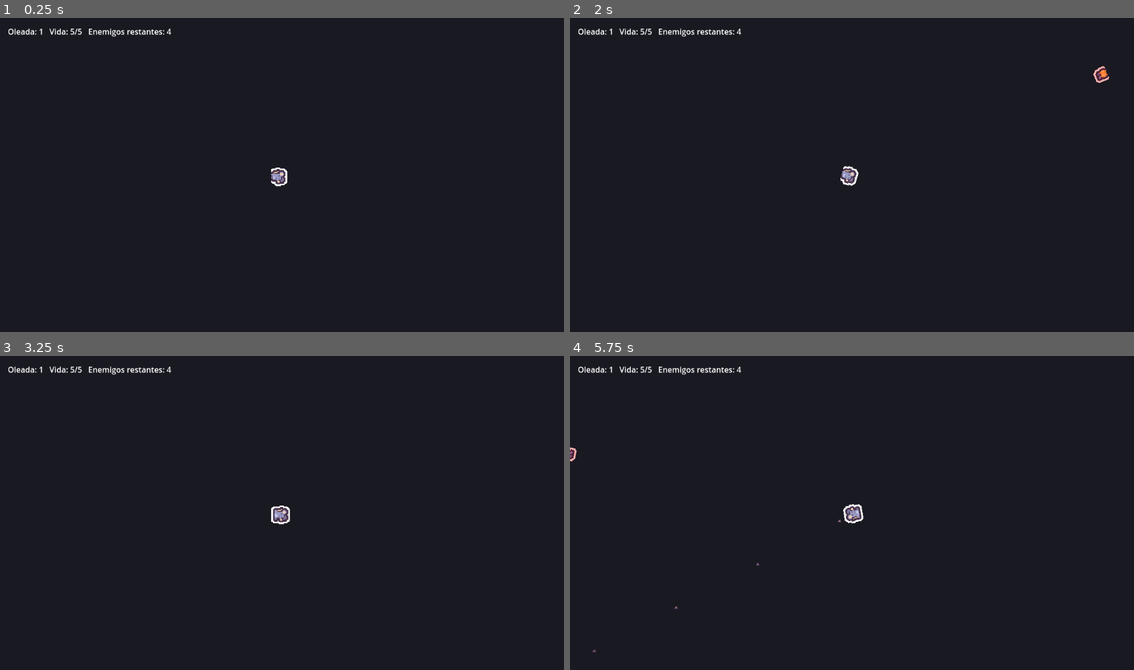
Above: before the commit, frames 1-4 (two rows, left to right).
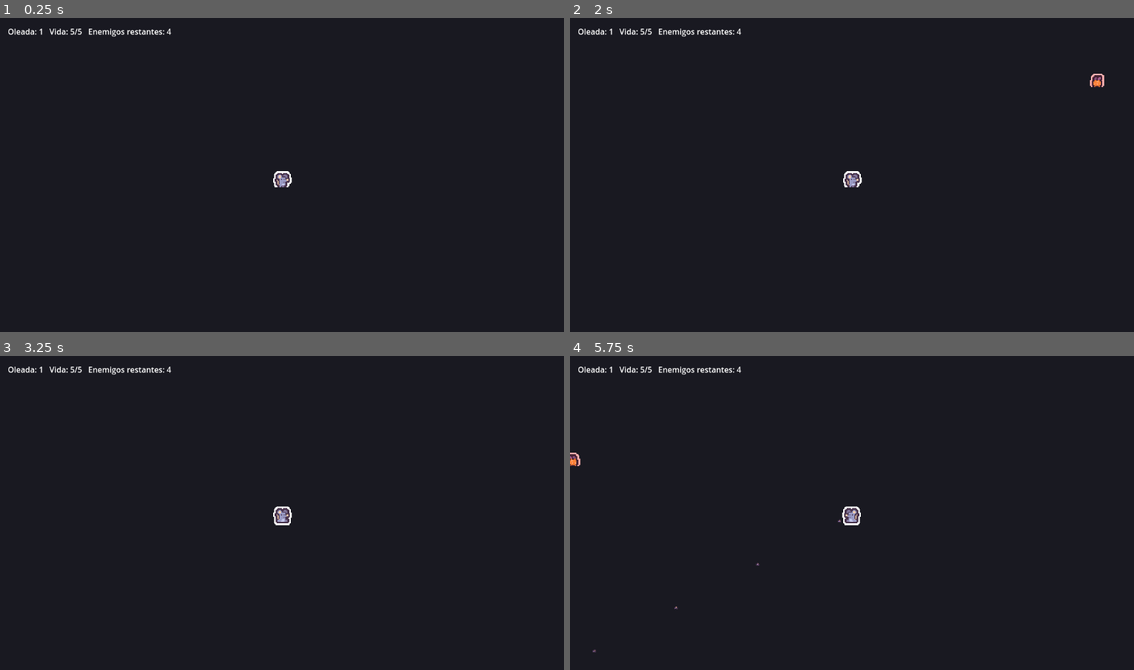
Above: after the commit, the same moments.

Repository: ksanch3x/Justiciero
Game: Godot game, scene res://scenes/Main.tscn
Two runs of this game, one before a commit and one after it. Both use one fixed random seed, a clock stepped at 60 frames per second and the inputs below.
Inputs (mouse positions are in pixels of both pictures, inside the frame that each line leads up to):
- Up to frame 1 (0.25 s): no input
- Up to frame 2 (2 s): tap Enter at 0.5 s; move the mouse to (823, 240) at 0.52 s; press the mouse at (823, 240) at 0.53 s; hold W (move_up) from 0.53 s (still down); move the mouse to (1021, 225) at 1.27 s; release the mouse at (1021, 225) at 1.28 s; tap R at 1.35 s
- Up to frame 3 (3.25 s): move the mouse to (112, 465) at 2.02 s; release W (move_up) at 2.03 s; press the mouse at (112, 465) at 2.03 s; hold A (move_left) from 2.03 s (still down); move the mouse to (310, 513) at 2.77 s; release the mouse at (310, 513) at 2.78 s; tap R at 2.85 s
- Up to frame 4 (5.75 s): move the mouse to (767, 434) at 3.52 s; release A (move_left) at 3.53 s; press the mouse at (767, 434) at 3.53 s; hold S (move_down) 3.53-4.28 s; move the mouse to (976, 497) at 4.27 s; release the mouse at (976, 497) at 4.28 s; hold D (move_right) 4.28-5.03 s; tap R at 4.35 s; move the mouse to (739, 528) at 5.02 s; press the mouse at (739, 528) at 5.03 s; hold W (move_up) from 5.03 s (still down)

The runs differ from the first frame. In frame 1, 0.2% of the frame differs, in the area x 48-52%, y 47-54%; in frame 2, 0.3%, in the area x 47-96%, y 15-54%; in frame 3, 0.2%; in frame 4, 0.3%.

Commit message:
Stop rotating character sprites 360; flip horizontally instead to match fixed-perspective art

Diff:
--- a/prototypes/combat-topdown/scenes/Enemy.tscn
+++ b/prototypes/combat-topdown/scenes/Enemy.tscn
@@ -35,7 +35,6 @@
 script = ExtResource("1")
 
 [node name="Visual" type="AnimatedSprite2D" parent="."]
-rotation = 1.5707963267948966
 scale = Vector2(1.4, 1.4)
 modulate = Color(1, 0.7, 0.7, 1)
 sprite_frames = SubResource("SpriteFrames_enemy")
--- a/prototypes/combat-topdown/scenes/Player.tscn
+++ b/prototypes/combat-topdown/scenes/Player.tscn
@@ -35,7 +35,6 @@
 script = ExtResource("1")
 
 [node name="Visual" type="AnimatedSprite2D" parent="."]
-rotation = 1.5707963267948966
 scale = Vector2(1.4, 1.4)
 sprite_frames = SubResource("SpriteFrames_player")
 animation = &"walk"
--- a/prototypes/combat-topdown/scripts/Enemy.gd
+++ b/prototypes/combat-topdown/scripts/Enemy.gd
@@ -12,6 +12,8 @@
 
 signal died
 
+@onready var _anim: AnimatedSprite2D = $Visual
+
 func _ready() -> void:
 	health = max_health
 	add_to_group("enemy")
@@ -25,7 +27,9 @@
 	var to_player := _player.global_position - global_position
 	velocity = to_player.normalized() * speed
 	move_and_slide()
-	look_at(_player.global_position)
+
+	if abs(to_player.x) > 1.0:
+		_anim.flip_h = to_player.x < 0.0
 
 	_attack_timer -= delta
 	if to_player.length() <= contact_range and _attack_timer <= 0.0:
--- a/prototypes/combat-topdown/scripts/Player.gd
+++ b/prototypes/combat-topdown/scripts/Player.gd
@@ -38,7 +38,9 @@
 		_anim.stop()
 		_anim.frame = 0
 
-	look_at(get_global_mouse_position())
+	var aim_dir := get_global_mouse_position() - global_position
+	if abs(aim_dir.x) > 1.0:
+		_anim.flip_h = aim_dir.x < 0.0
 
 	fire_cooldown -= delta
 	if Input.is_action_pressed("shoot") and fire_cooldown <= 0.0:
